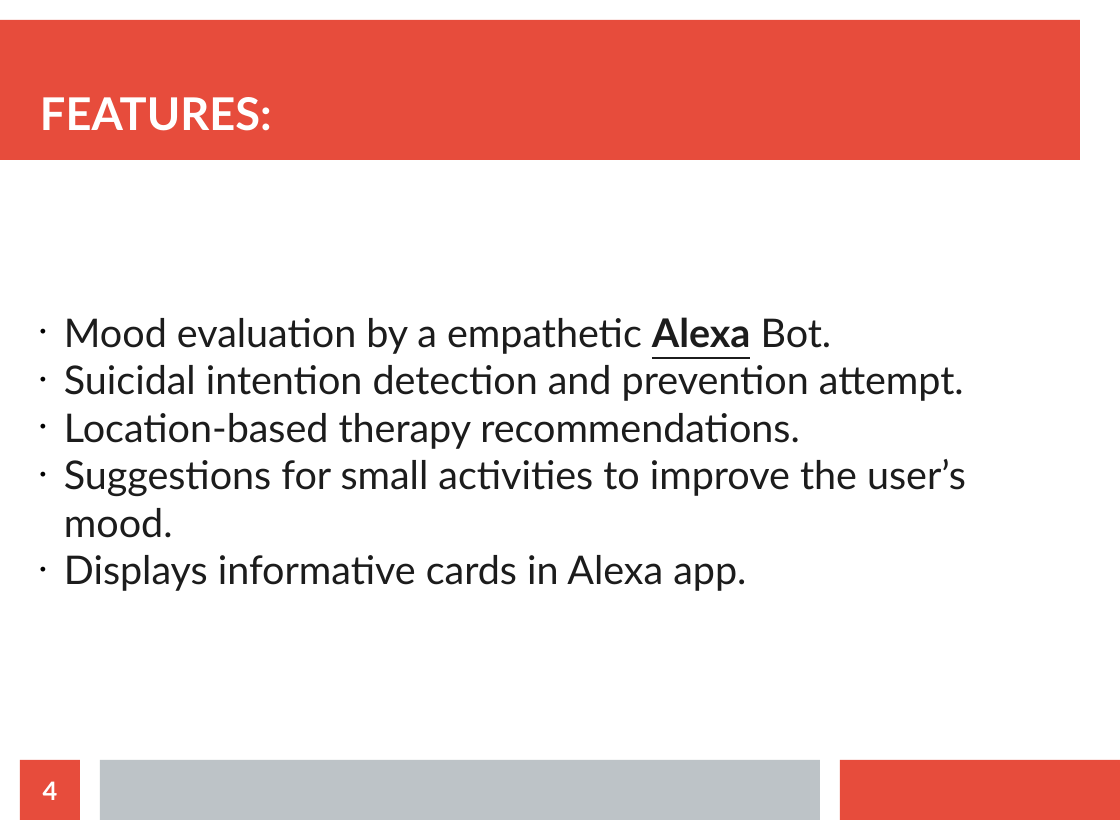
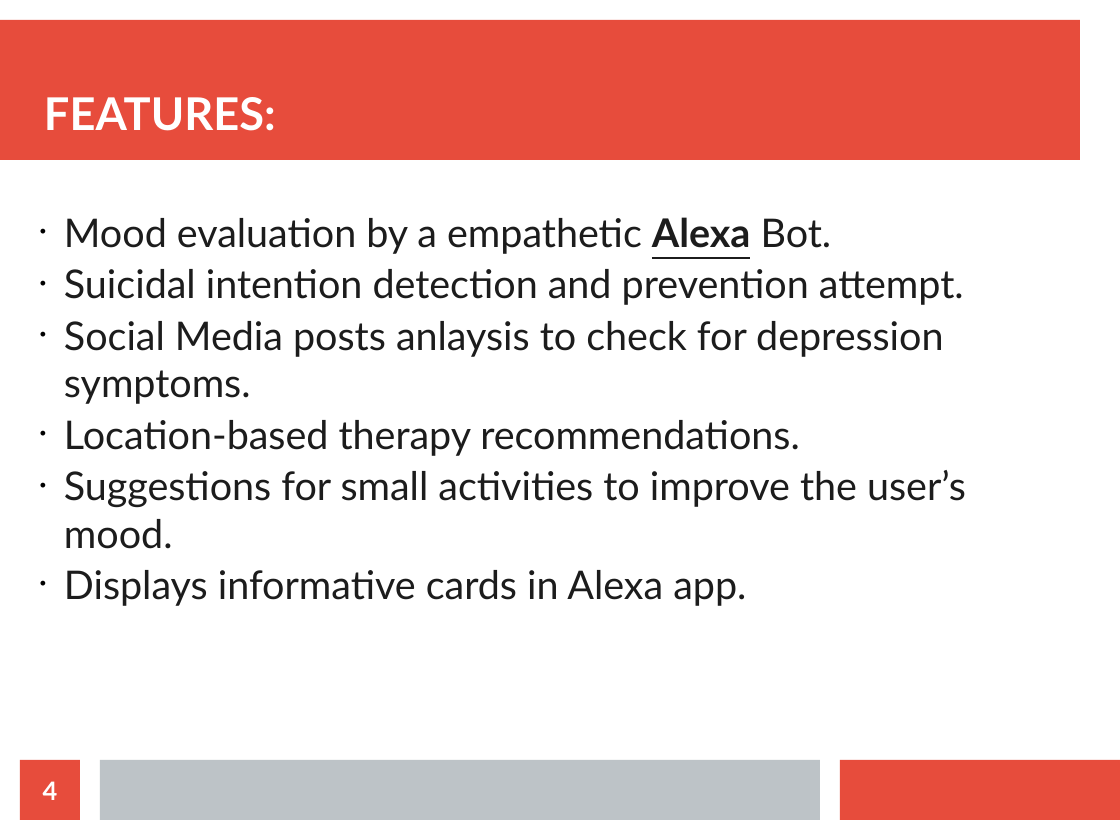
Before and after one commit to abhishekti7/CodeUtsava-Hack, a slide deck: slide 4 of presentation/CodeUtsava.odp. Drawn at 1120x840 pixels with LibreOffice and Linux fonts; fonts in the diff are those of the drawing. Boxes give left, top, right and bottom in pixels: in the first picture for what was removed or moved away, otherwise in the second. Text is boxed around its words. In the diff, an @@ line names an element or a change of style, - is before the commit and + after.

```diff
--- a/presentation/CodeUtsava.odp
+++ b/presentation/CodeUtsava.odp
@@ title "FEATURES:" moved from (x1=40, y1=97, x2=272, y2=131) to (x1=44, y1=97, x2=276, y2=131) @@
@@ subtitle "Mood evaluation by a empathetic ..." moved from (x1=64, y1=317, x2=966, y2=591) to (x1=64, y1=217, x2=966, y2=606) @@
@@ subtitle at (x1=64, y1=217, x2=966, y2=606): more space between paragraphs @@
@@ subtitle at (x1=64, y1=321, x2=943, y2=404): paragraph added @@
+• Social Media posts anlaysis to check for depression symptoms.
```
Also in this commit, not shown: 3 other slides changed, 1 slide added, 1 other file.
